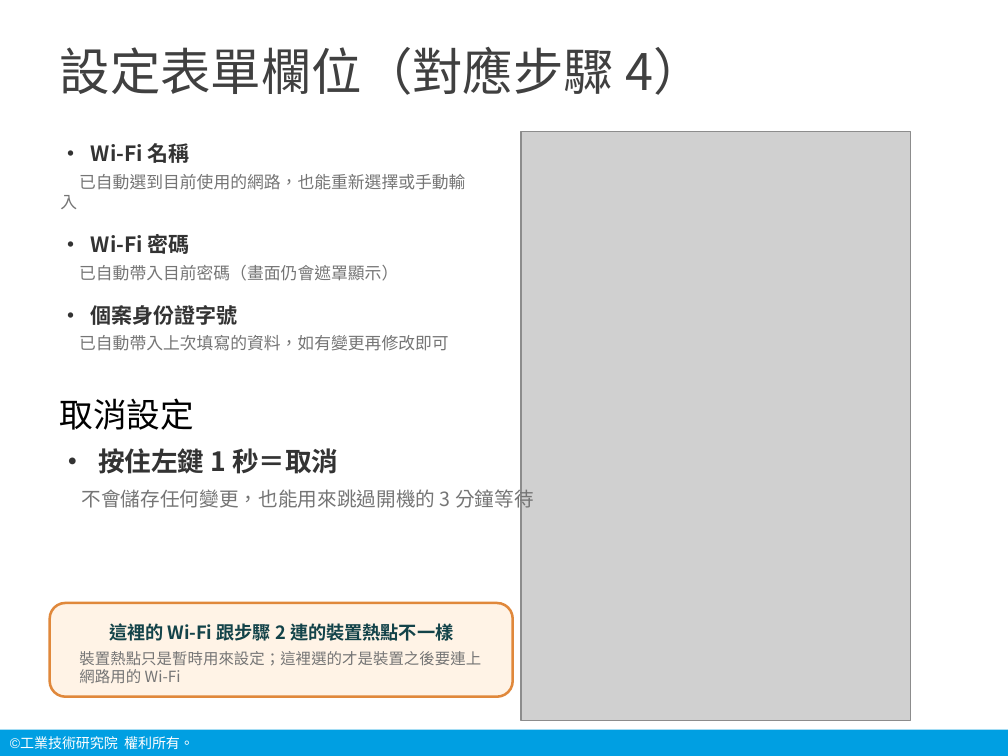
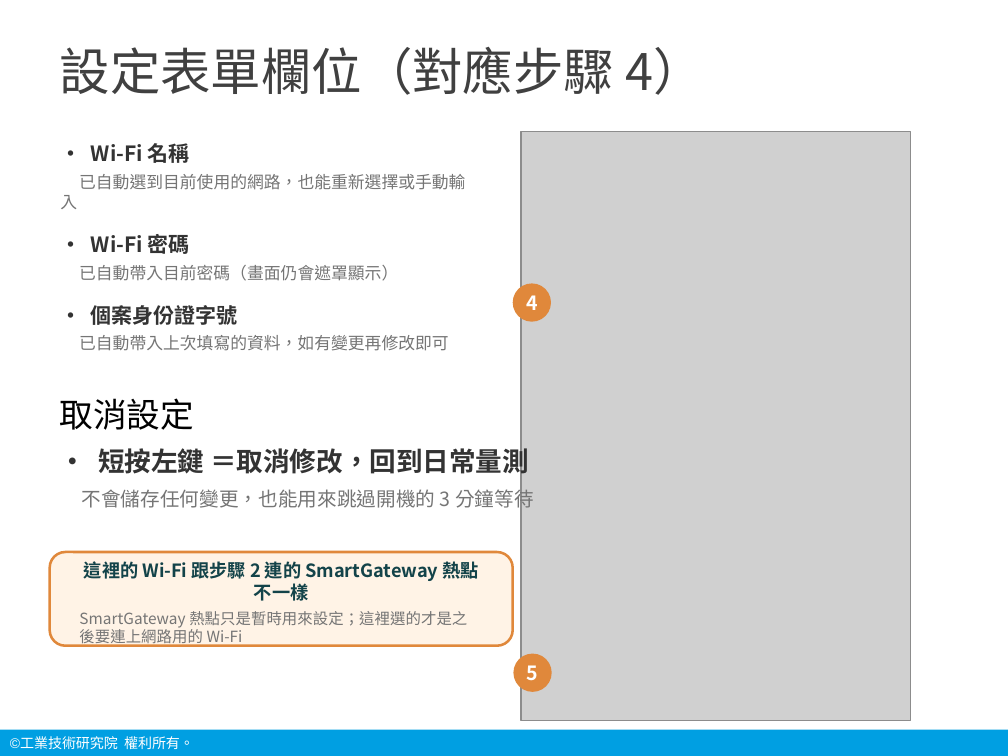
Before and after one commit to chanwunkong/pico-vitals-gateway, a slide deck: slide 11 of 說明/生理訊號中繼裝置_操作說明.pptx. Drawn at 1008x756 pixels with LibreOffice and Linux fonts; fonts in the diff are those of the drawing; grey boxes stand for pictures; background and template pictures are left out. Boxes give left, top, right and bottom in pixels: in the first picture for what was removed or moved away, otherwise in the second. Text is boxed around its words. In the diff, an @@ line names an element or a change of style, - is before the commit and + after.

```diff
--- a/說明/生理訊號中繼裝置_操作說明.pptx
+++ b/說明/生理訊號中繼裝置_操作說明.pptx
@@ ellipse added at bbox=[513, 283, 551, 322], fill #E0883B, 14 pt, text #FFFFFF, bold @@
+4
@@ text at bbox=[98, 444, 528, 479]: text changed @@
-• 按住左鍵 1 秒＝取消
+• 短按左鍵 ＝取消修改，回到日常量測
@@ rounded rectangle "這裡的 Wi-Fi 跟步驟 2 連的 ...": place and size @@
-rounded rectangle "這裡的 Wi-Fi 跟步驟 2 連的 ..." at bbox=[49, 603, 512, 697]
+rounded rectangle "這裡的 Wi-Fi 跟步驟 2 連的 ..." at bbox=[49, 552, 512, 646]
@@ text in rounded rectangle at bbox=[79, 561, 478, 647]: text changed @@
-這裡的 Wi-Fi 跟步驟 2 連的裝置熱點不一樣
-裝置熱點只是暫時用來設定；這裡選的才是裝置之後要連上網路用的 Wi-Fi
+這裡的 Wi-Fi 跟步驟 2 連的 SmartGateway 熱點不一樣
+SmartGateway 熱點只是暫時用來設定；這裡選的才是之後要連上網路用的 Wi-Fi
@@ ellipse added at bbox=[513, 653, 551, 691], fill #E0883B, 14 pt, text #FFFFFF, bold @@
+5
```
Also in this commit, not shown: 20 other slides changed, 10 other files.
